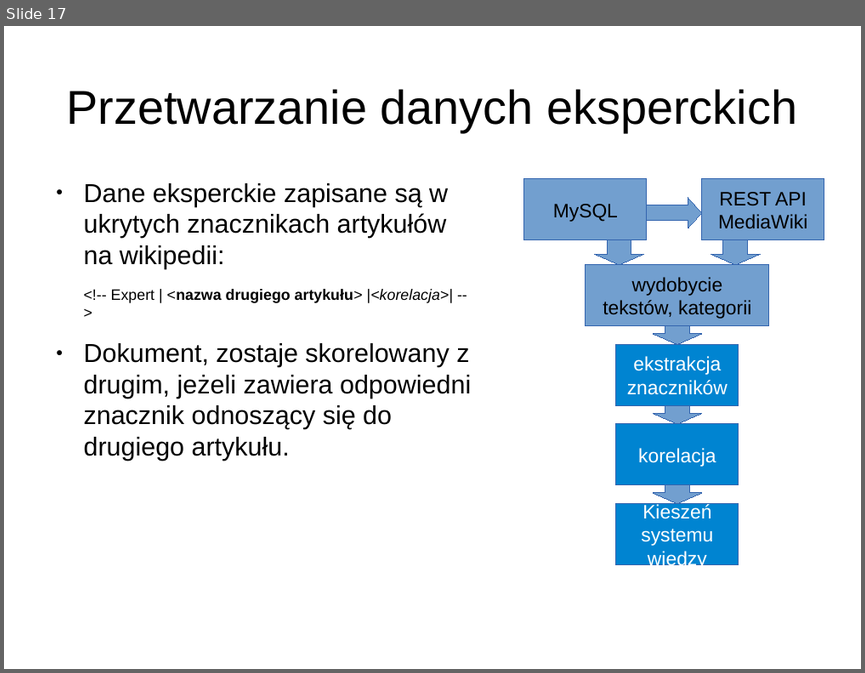
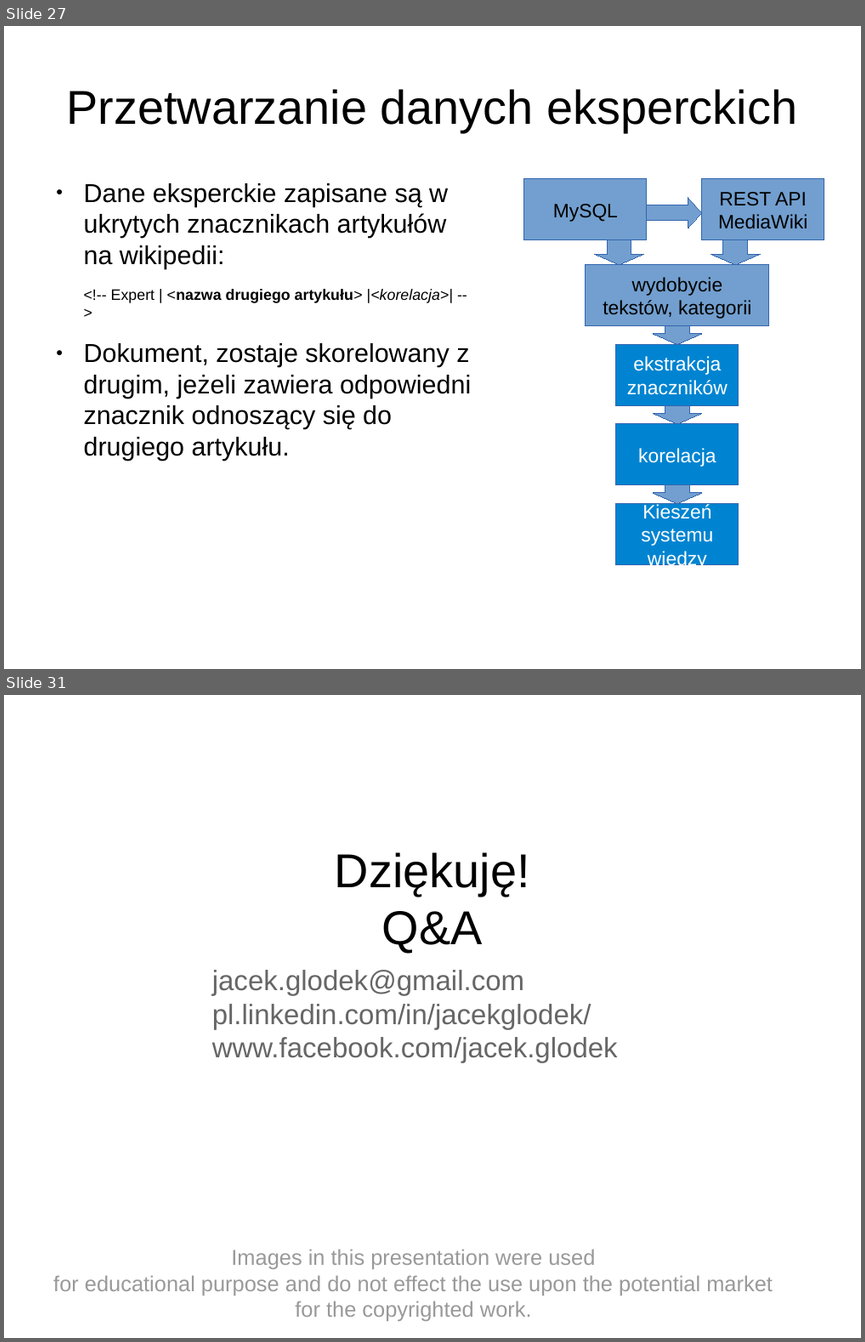
Before and after one commit to jglodek/wiki-expert, a slide deck: SDM2.odp. Shown one above the other, each under a label of ours: slide 17 before the commit, slides 27 and 31 after it; the slides between them are not shown. The pictures are 865x673 and 865x1342 pixels, drawn with LibreOffice and Linux fonts; fonts in the diff are those of the drawing. Boxes give left, top, right and bottom in pixels: in the first picture for what was removed or moved away, otherwise in the second. Text is boxed around its words. In the diff, an @@ line names an element or a change of style, - is before the commit and + after.

```diff
--- a/SDM2.odp
+++ b/SDM2.odp
@@ slide 31 added at bbox=[4, 695, 861, 1338], background #FFFFFF @@
@@ title added at bbox=[335, 852, 530, 953], 44 pt, text #000000 @@
+Dziękuję!
+Q&A
@@ subtitle added at bbox=[212, 970, 618, 1063], 26 pt, text #666666 @@
+jacek.glodek@gmail.com
+pl.linkedin.com/in/jacekglodek/
+www.facebook.com/jacek.glodek
@@ text added at bbox=[53, 1248, 772, 1321], 20 pt, text #999999 @@
+Images in this presentation were used
+for educational purpose and do not effect the use upon the potential market for the copyrighted work.
@@ what was slide 17 is now slide 27 @@
```
Also in this commit, not shown: 7 slides changed, 13 other slides added, 2 slides removed, 2 other files.
